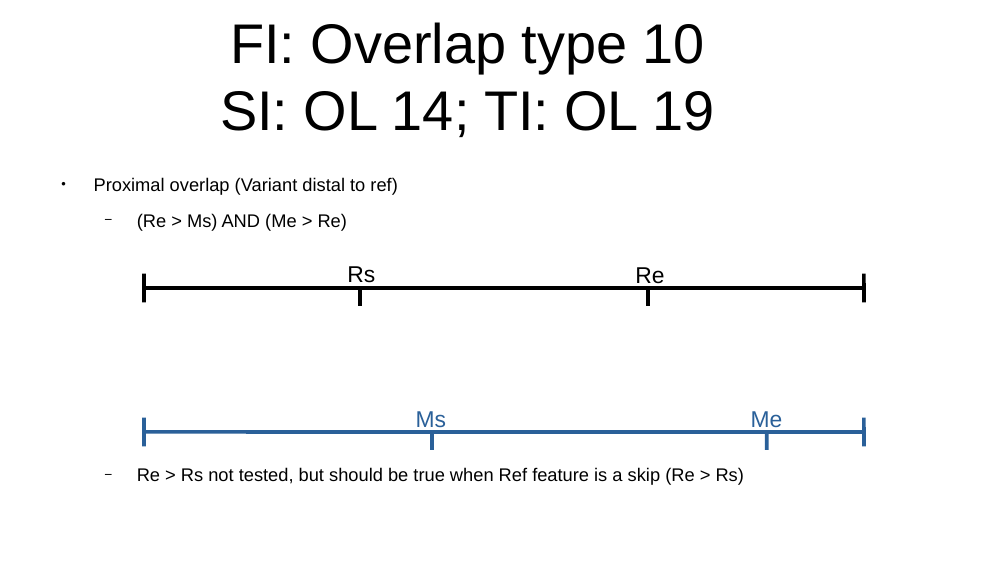
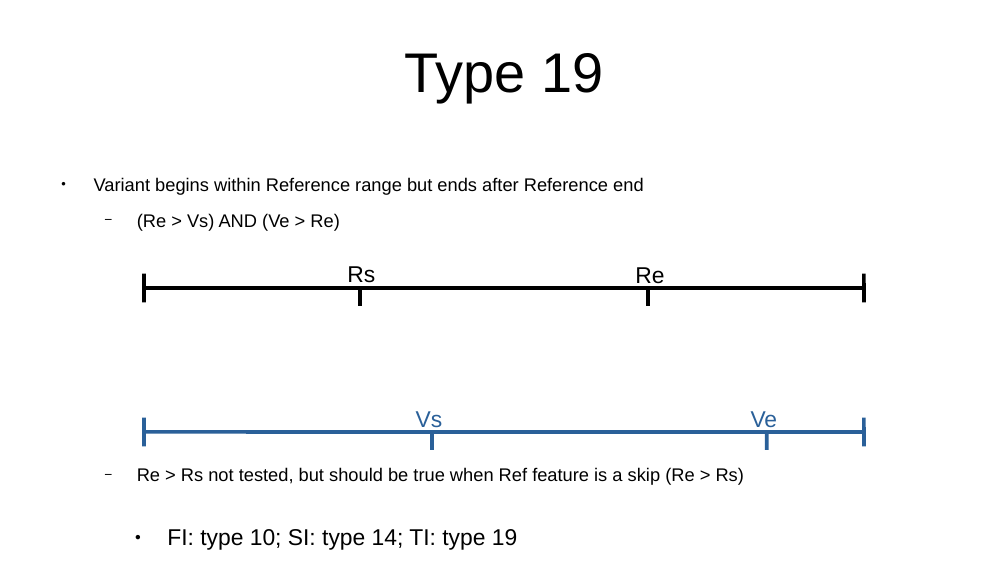
Before and after one commit to Replicon-genetics/rg_exploder_public_documents, a slide deck: slide 23 of Overlap_types_decription.odp (slide 18 before the commit). Drawn at 1008x567 pixels with LibreOffice and Linux fonts; fonts in the diff are those of the drawing. Boxes give left, top, right and bottom in pixels: in the first picture for what was removed or moved away, otherwise in the second. Text is boxed around its words. In the diff, an @@ line names an element or a change of style, - is before the commit and + after.

Commit message:
Overlap types description
Modified for current implementation, rewording and retaining legacy information

```diff
--- a/Overlap_types_decription.odp
+++ b/Overlap_types_decription.odp
@@ title removed at (220, 22, 714, 137) @@
-FI: Overlap type 10
-SI: OL 14; TI: OL 19
@@ title added at (405, 53, 603, 102), 44 pt, text #000000 @@
+Type 19
@@ text at (94, 177, 644, 231): text changed @@
-● Proximal overlap (Variant distal to ref)
-  − (Re > Ms) AND (Me > Re)
+● Variant begins within Reference range but ends after Reference end
+  − (Re > Vs) AND (Ve > Re)
@@ text at (416, 411, 443, 432): text changed @@
-Ms
+Vs
@@ text at (751, 411, 778, 433): text changed @@
-Me
+Ve
@@ text added at (167, 529, 517, 550), 18 pt, text #000000 @@
+● FI: type 10; SI: type 14; TI: type 19
```
Also in this commit, not shown: 21 other slides changed, 5 slides added, 1 slide removed, 1 other file.
